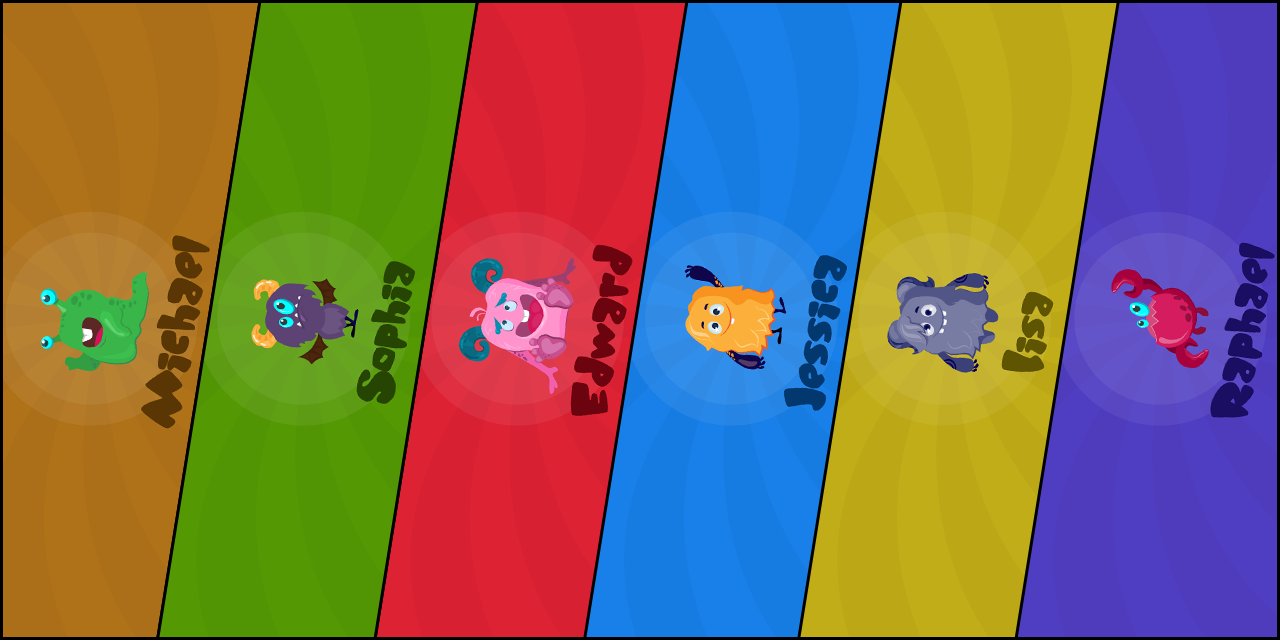
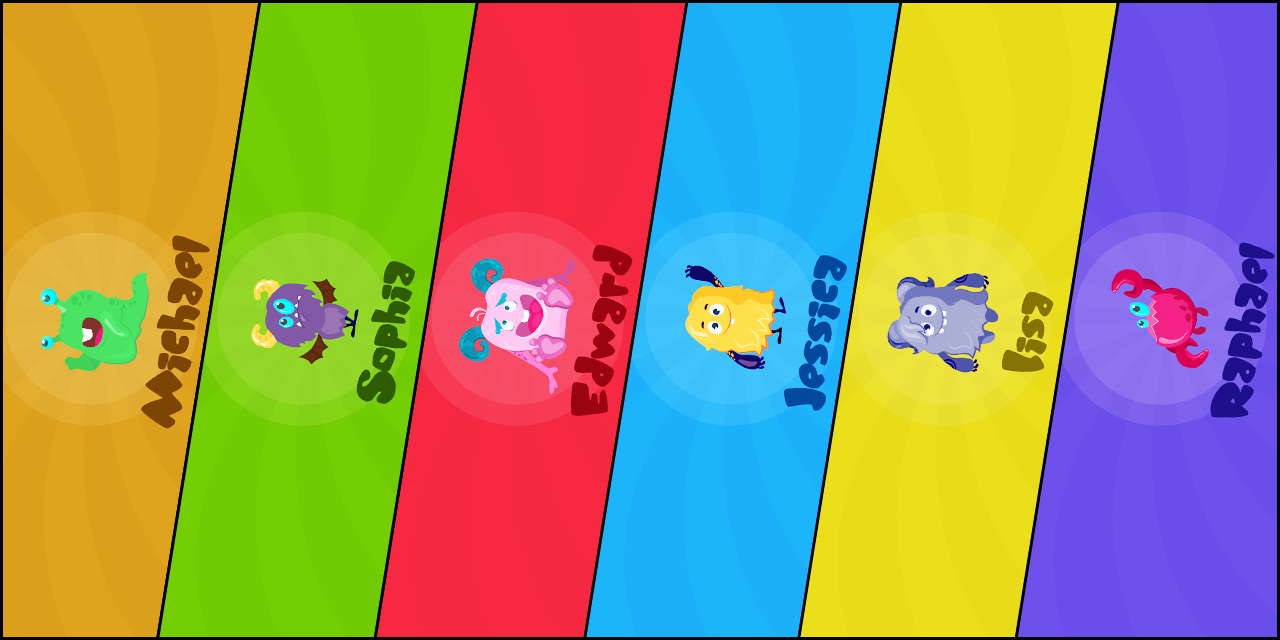
The second 1280x640 image is a revision of the first. Changes to its layers:
pixels changed over (x1=3, y1=3, x2=1277, y2=637) (layer not identified)
